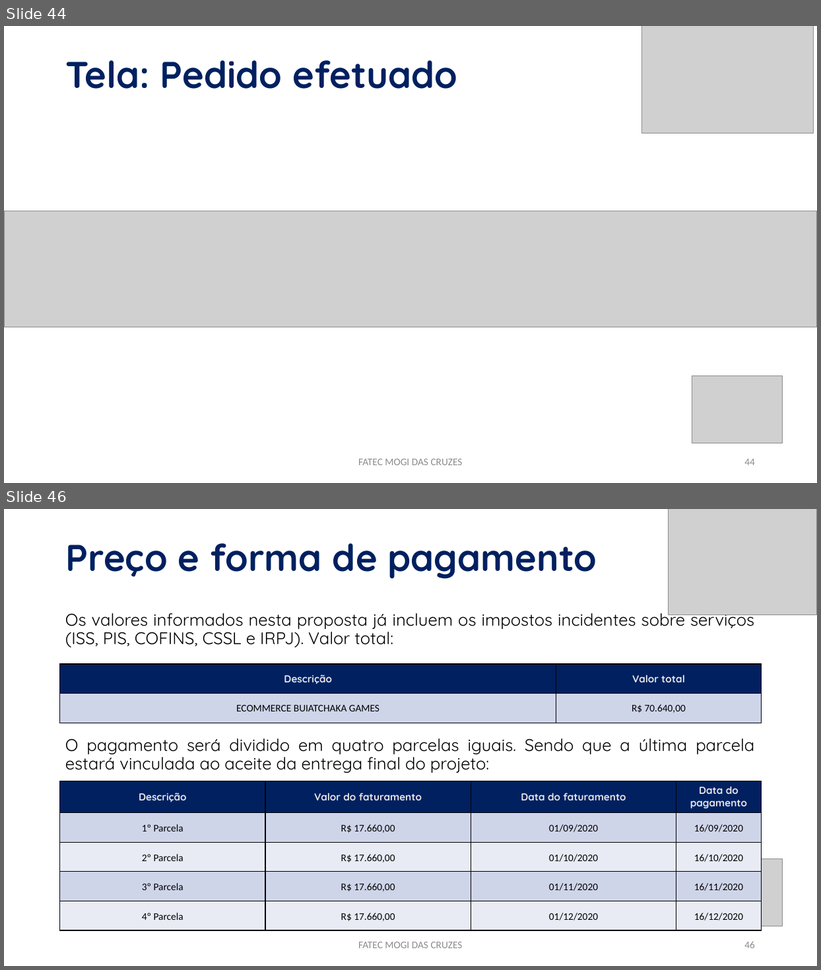
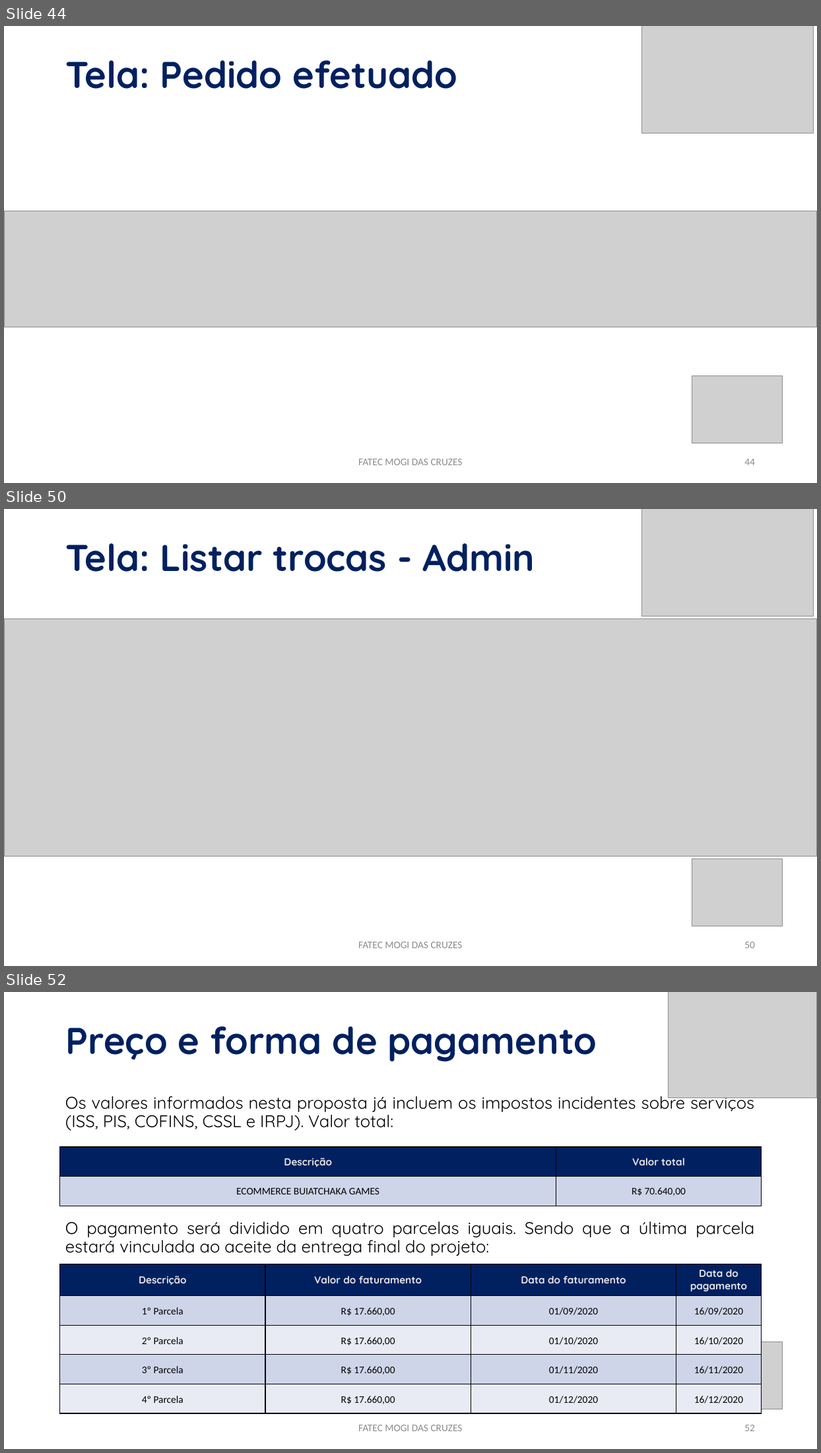
Before and after one commit to PabloLuiz1/buiatchaka-jogos, a slide deck: APRESENTAÇÃO.pptx. Shown one above the other, each under a label of ours: slides 44 and 46 before the commit, slides 44, 50 and 52 after it; the slides between them are not shown. The pictures are 821x970 and 821x1453 pixels, drawn with LibreOffice and Linux fonts; fonts in the diff are those of the drawing; grey boxes stand for pictures. Boxes give left, top, right and bottom in pixels: in the first picture for what was removed or moved away, otherwise in the second. Text is boxed around its words. In the diff, an @@ line names an element or a change of style, - is before the commit and + after.

```diff
--- a/APRESENTAÇÃO.pptx
+++ b/APRESENTAÇÃO.pptx
@@ slide 50 added at (4,509,817,966), background #FFFFFF @@
@@ picture added at (642,509,813,617) @@
@@ title added at (66,543,535,572), 44 pt, text #002060, bold @@
+Tela: Listar trocas - Admin
@@ picture added at (4,619,817,857) @@
@@ picture added at (692,859,782,926) @@
@@ text added at (358,942,463,949), 12 pt, text #8C8C8C @@
+FATEC MOGI DAS CRUZES
@@ page number added at (745,942,755,949), 12 pt, text #8C8C8C @@
+50
@@ what was slide 46 is now slide 52 @@
@@ page number at (745,1425,755,1432): text changed @@
-46
+52
```
Also in this commit, not shown: 5 slides changed, 5 other slides added, 36 other files.
